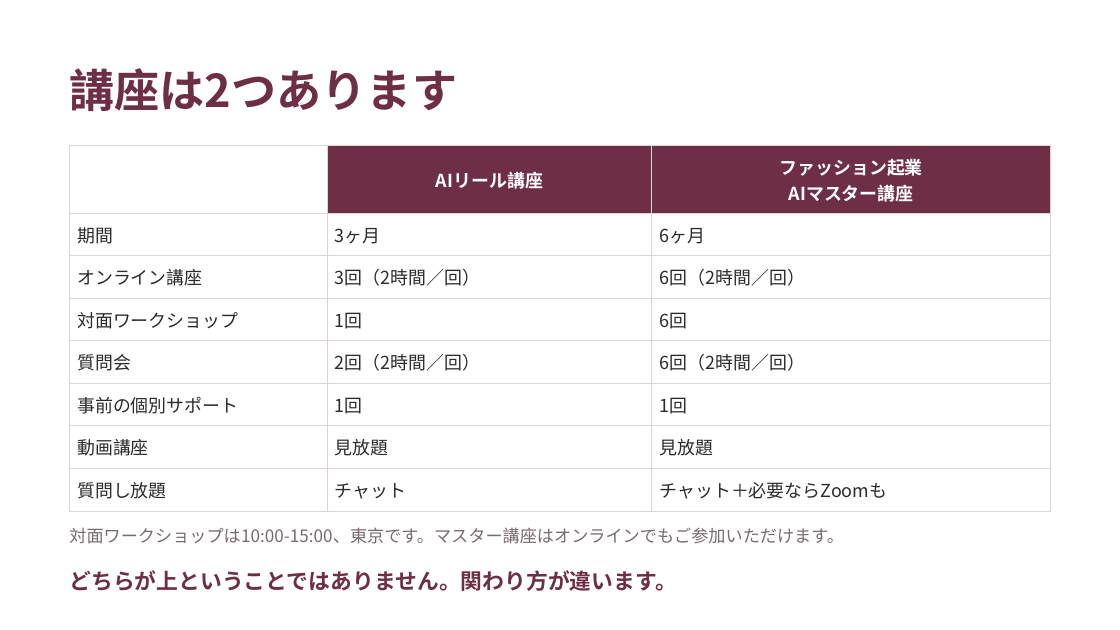
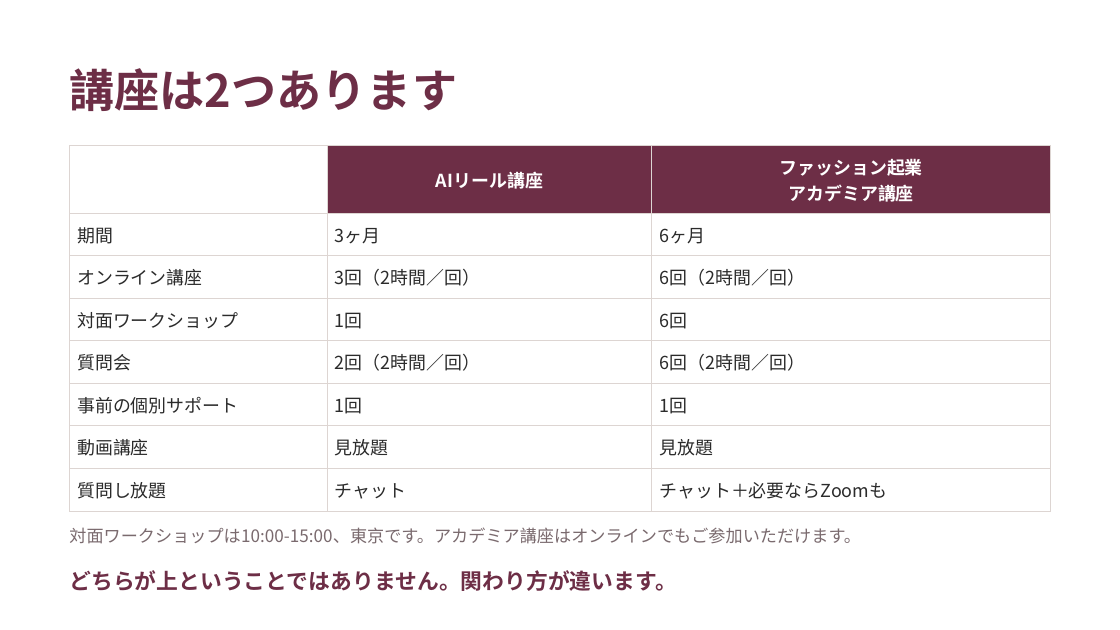
Before and after one commit to fashio17/potential-lamp, a slide deck: slide 21 of 運用/スライド/説明会_20260916.pptx. Drawn at 1120x630 pixels with LibreOffice and Linux fonts; fonts in the diff are those of the drawing. Boxes give left, top, right and bottom in pixels: in the first picture for what was removed or moved away, otherwise in the second. Text is boxed around its words. In the diff, an @@ line names an element or a change of style, - is before the commit and + after.

```diff
--- a/運用/スライド/説明会_20260916.pptx
+++ b/運用/スライド/説明会_20260916.pptx
@@ table at [69, 146, 1051, 503] @@
-row 1, column 3: ファッション起業 / AIマスター講座
+row 1, column 3: ファッション起業 / アカデミア講座
@@ text at [69, 527, 861, 544]: text changed @@
-対面ワークショップは10:00-15:00、東京です。マスター講座はオンラインでもご参加いただけます。
+対面ワークショップは10:00-15:00、東京です。アカデミア講座はオンラインでもご参加いただけます。
```
Also in this commit, not shown: 2 other slides changed, 4 other files.
